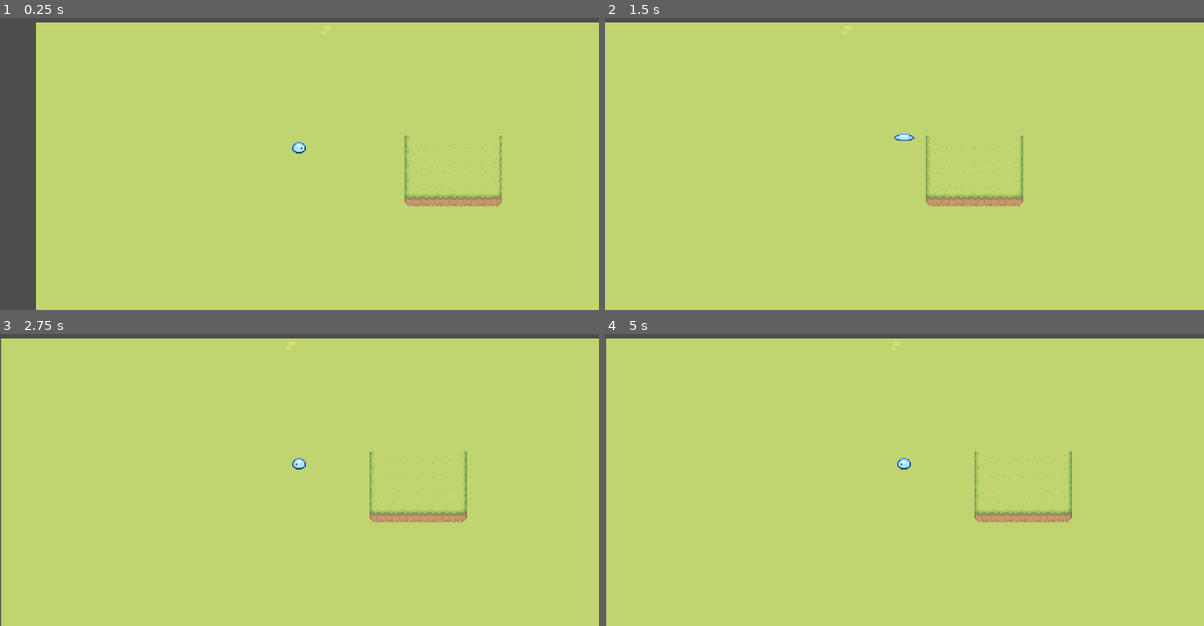
Above: before the commit, frames 1-4 (two rows, left to right).
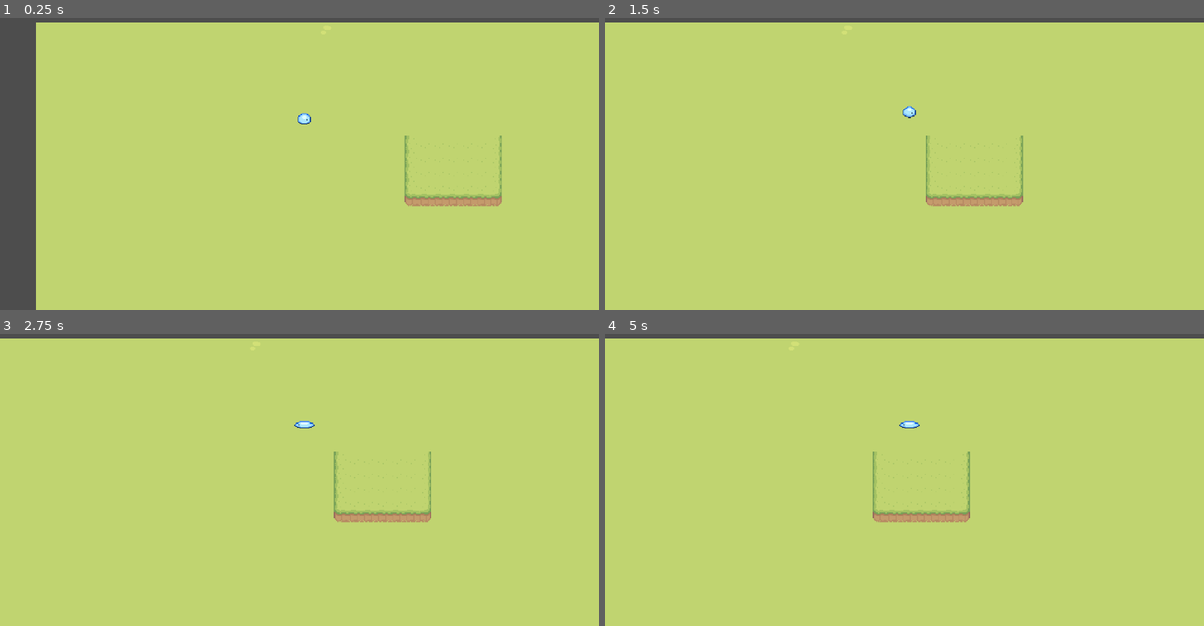
Above: after the commit, the same moments.

Repository: TheTrueRia/BOO-THE-BLUE-BOB
Game: Godot game, scene res://Scenes/SceneVille.tscn
Same seed, same stepped clock (60 frames per second), same inputs: the game is played once before the commit and once after it.
Inputs:
- Up to frame 1 (0.25 s): no input
- Up to frame 2 (1.5 s): tap Enter (ui_accept) at 0.5, 0.77 s; hold Right (ui_right) from 0.53 s (still down)
- Up to frame 3 (2.75 s): tap Enter (ui_accept) at 1.52 s; release Right (ui_right) at 2.03 s; hold Left (ui_left) from 2.03 s (still down)
- Up to frame 4 (5 s): release Left (ui_left) at 2.78 s; hold Right (ui_right) 2.78-4.28 s; tap Enter (ui_accept) at 3.02, 3.77, 4.52 s; hold Left (ui_left) from 4.28 s (still down)

The runs differ from the first frame. In frame 1, 0.1% of the frame differs, in the area x 48-52%, y 32-47%; in frame 2, 0.1%; in frame 3, 1.4%; in frame 4, 2.2%, in the area x 0-78%, y 1-100%.

Commit message:
tileset ville (je le fais ce week)

Diff:
--- a/ScenesChara/BooJump.tscn
+++ b/ScenesChara/BooJump.tscn
@@ -448,7 +448,7 @@
 }],
 "loop": true,
 "name": &"booJumpBack",
-"speed": 33.0
+"speed": 13.0
 }, {
 "frames": [{
 "duration": 1.0,
@@ -522,7 +522,7 @@
 }],
 "loop": true,
 "name": &"booJumpFace",
-"speed": 33.0
+"speed": 13.0
 }, {
 "frames": [{
 "duration": 1.0,
@@ -596,7 +596,7 @@
 }],
 "loop": true,
 "name": &"booJumpLeft",
-"speed": 33.0
+"speed": 13.0
 }, {
 "frames": [{
 "duration": 1.0,
@@ -670,7 +670,7 @@
 }],
 "loop": true,
 "name": &"booJumpRight",
-"speed": 33.0
+"speed": 13.0
 }]
 
 [sub_resource type="CircleShape2D" id="CircleShape2D_t37wl"]
@@ -681,10 +681,12 @@
 script = ExtResource("1_hii3a")
 
 [node name="AnimatedSprite2D" type="AnimatedSprite2D" parent="."]
+position = Vector2(6, -32.5)
 scale = Vector2(1, 0.90625)
 sprite_frames = SubResource("SpriteFrames_fsumh")
 animation = &"booJumpRight"
+frame_progress = 0.906632
 
 [node name="CollisionShape2D" type="CollisionShape2D" parent="."]
-position = Vector2(0, 5)
+position = Vector2(6, -27)
 shape = SubResource("CircleShape2D_t37wl")
Binary file added: tileset/medieval/cottage.png
Not shown, added: tileset/medieval/cottage.png.import
Binary file added: tileset/medieval/decorations-medieval.png
Not shown, added: tileset/medieval/decorations-medieval.png.import
Binary file added: tileset/medieval/fence_medieval.png
Not shown, added: tileset/medieval/fence_medieval.png.import
Not shown, added: tileset/medieval/terrain-map-v7.png.import
Binary file added: tileset/medieval/terrain-v7.png
Not shown, added: tileset/medieval/terrain-v7.png.import
Binary file added: tileset/medieval/thatched-roof.png
Not shown, added: tileset/medieval/thatched-roof.png.import
Not shown, added: tileset/medieval/terrain-map-v7.png
